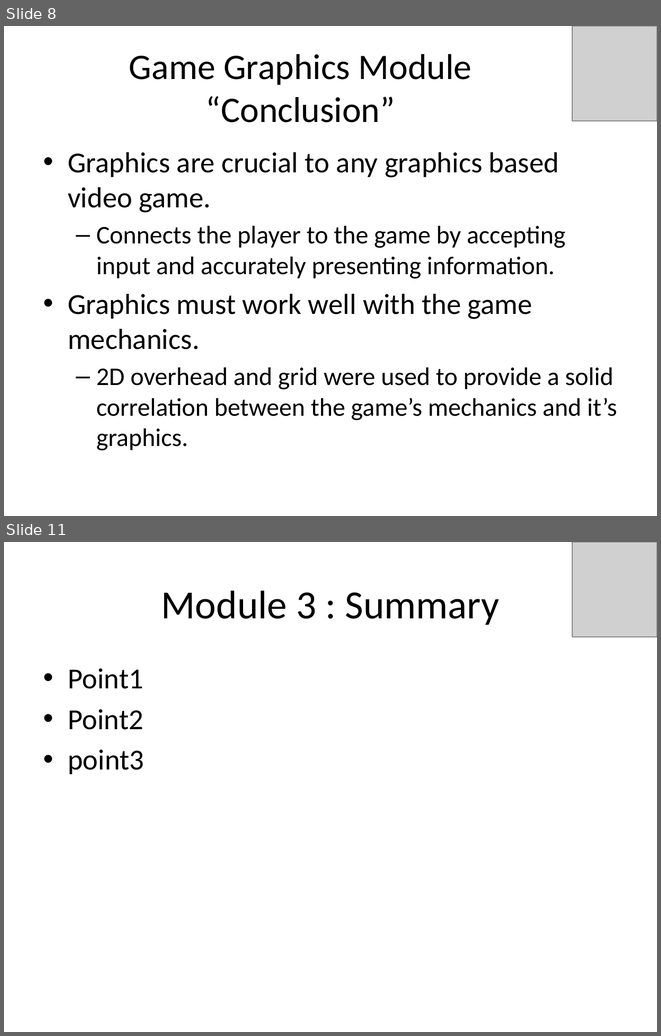
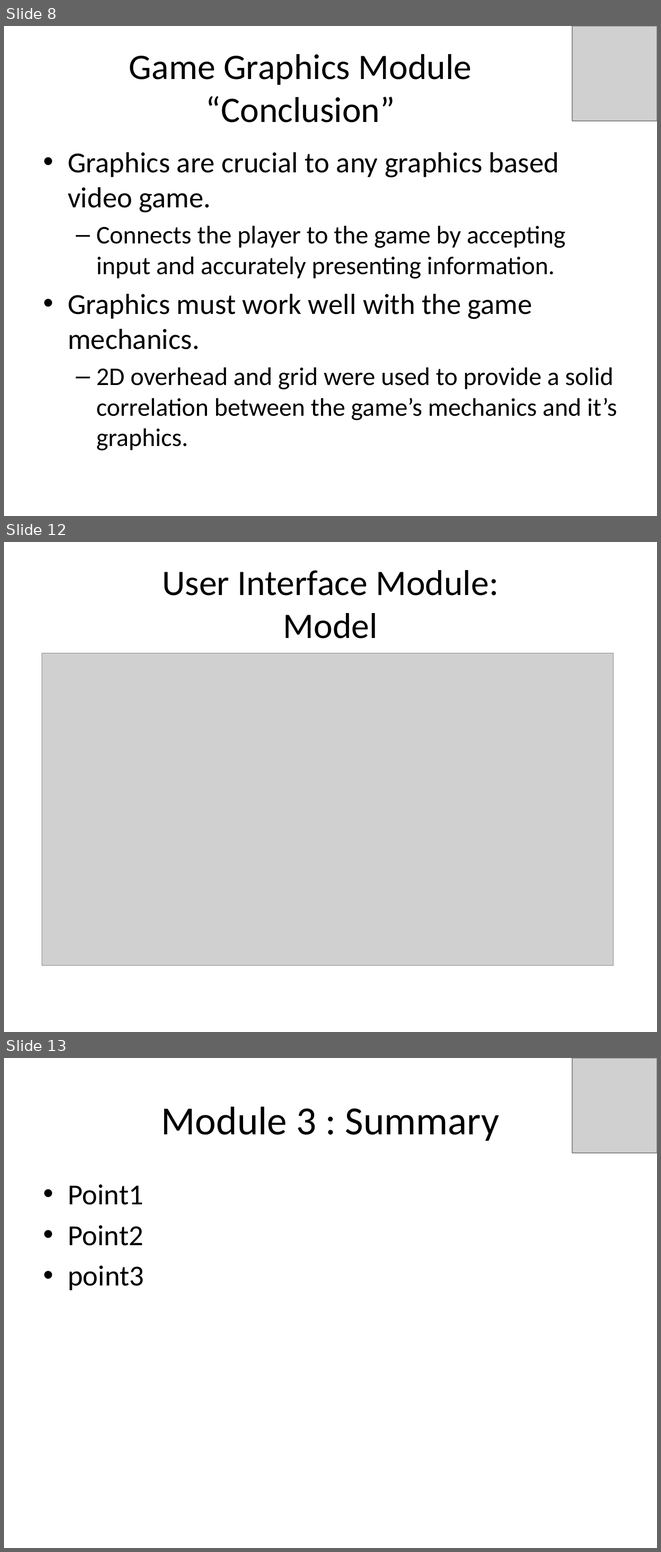
Before and after one commit to idxExtropy/duel-reality, a slide deck: Docs/DUEL REALITY .pptx. Shown one above the other, each under a label of ours: slides 8 and 11 before the commit, slides 8, 12 and 13 after it; the slides between them are not shown. The pictures are 661x1036 and 661x1552 pixels, drawn with LibreOffice and Linux fonts; fonts in the diff are those of the drawing; grey boxes stand for pictures. Boxes give left, top, right and bottom in pixels: in the first picture for what was removed or moved away, otherwise in the second. Text is boxed around its words. In the diff, an @@ line names an element or a change of style, - is before the commit and + after.

```diff
--- a/Docs/DUEL REALITY .pptx
+++ b/Docs/DUEL REALITY .pptx
@@ slide 12 added at box(4, 542, 657, 1032), background #FFFFFF @@
@@ title added at box(162, 570, 498, 638), 39.6 pt, text #000000 @@
+User Interface Module:
+Model
@@ picture added at box(42, 653, 613, 966) @@
@@ what was slide 11 is now slide 13 @@
```
Also in this commit, not shown: 1 slide changed, 2 other slides added, 1 slide removed.
